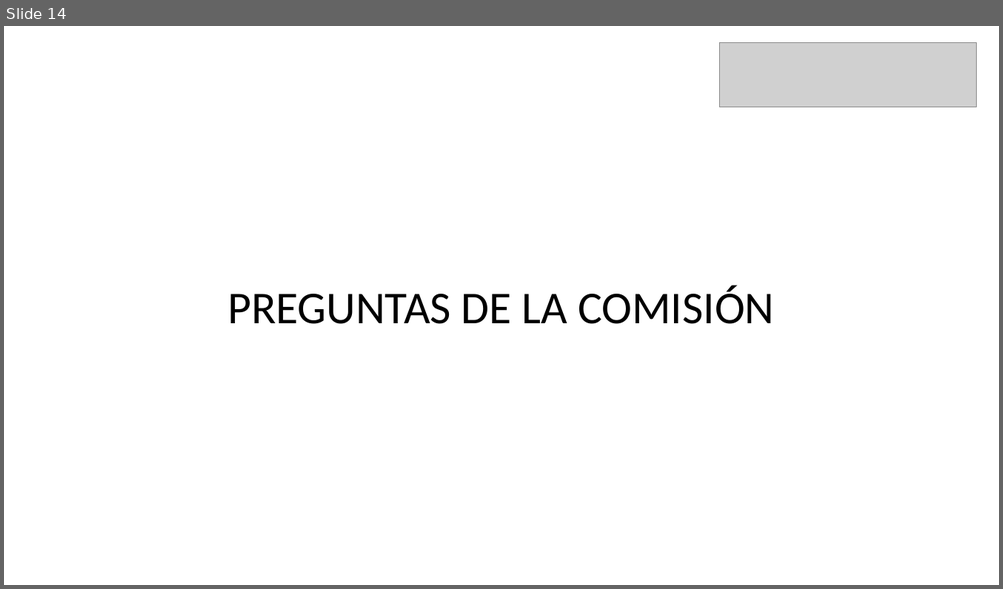
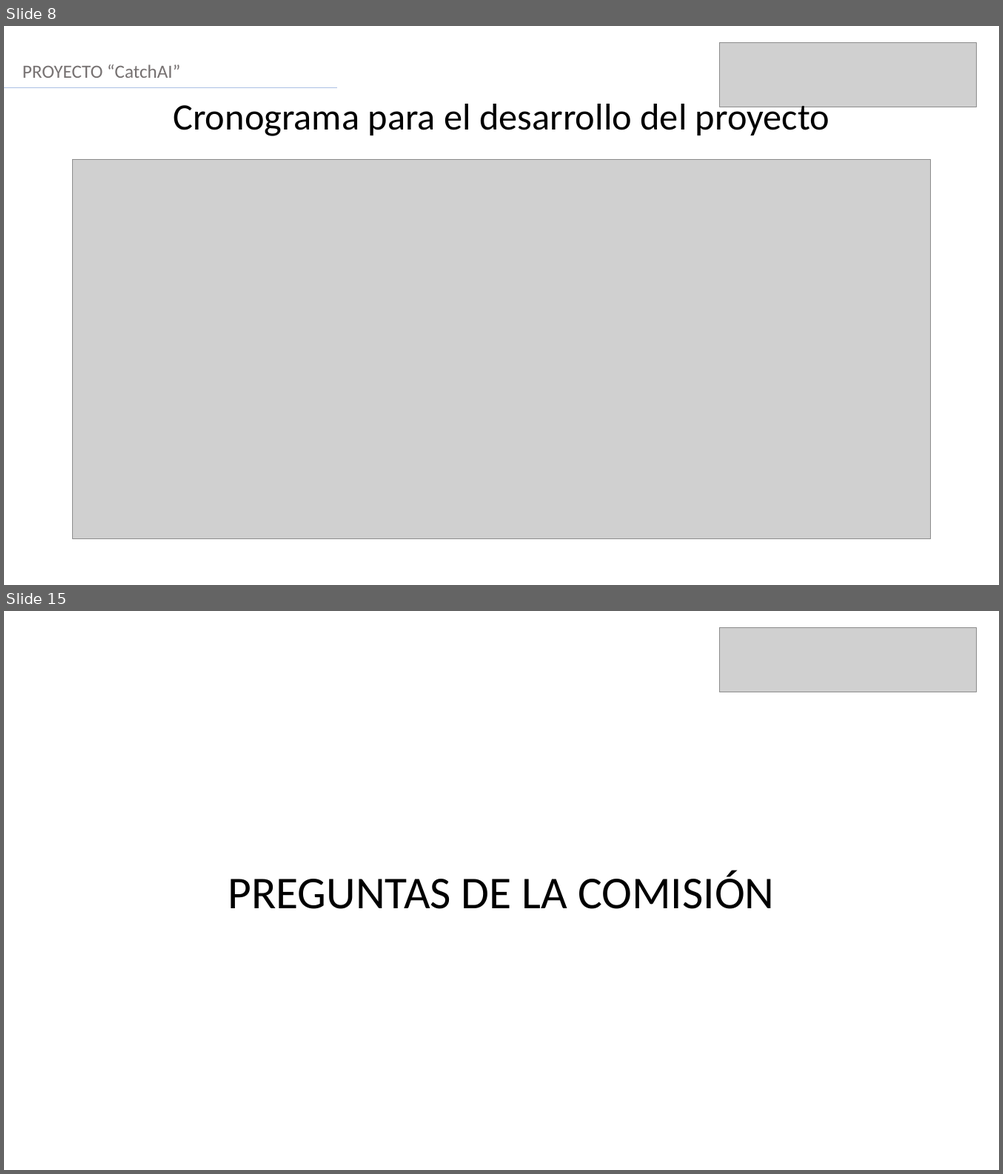
Before and after one commit to eypino/CatchAI, a slide deck: Fase 2/Evidencias Grupales/Formato Presentación final.pptx. Shown one above the other, each under a label of ours: slide 14 before the commit, slides 8 and 15 after it; the slides between them are not shown. The pictures are 1003x589 and 1003x1174 pixels, drawn with LibreOffice and Linux fonts; fonts in the diff are those of the drawing; grey boxes stand for pictures. Boxes give left, top, right and bottom in pixels: in the first picture for what was removed or moved away, otherwise in the second. Text is boxed around its words. In the diff, an @@ line names an element or a change of style, - is before the commit and + after.

```diff
--- a/Fase 2/Evidencias Grupales/Formato Presentación final.pptx
+++ b/Fase 2/Evidencias Grupales/Formato Presentación final.pptx
@@ slide 8 added at [4, 26, 999, 585], background #FFFFFF @@
@@ picture added at [720, 43, 976, 107] @@
@@ text added at [22, 64, 180, 78], 18 pt, text #767171 @@
+PROYECTO “CatchAI”
@@ line added from (4, 88) to (338, 88), #ABC0E4 1.25 pt @@
@@ text added at [173, 99, 829, 136], 36 pt, text #000000 @@
+Cronograma para el desarrollo del proyecto
@@ picture added at [72, 159, 930, 540] @@
@@ what was slide 14 is now slide 15 @@
```
Also in this commit, not shown: 11 slides changed, 2 other slides added, 2 slides removed, 1 other file.
